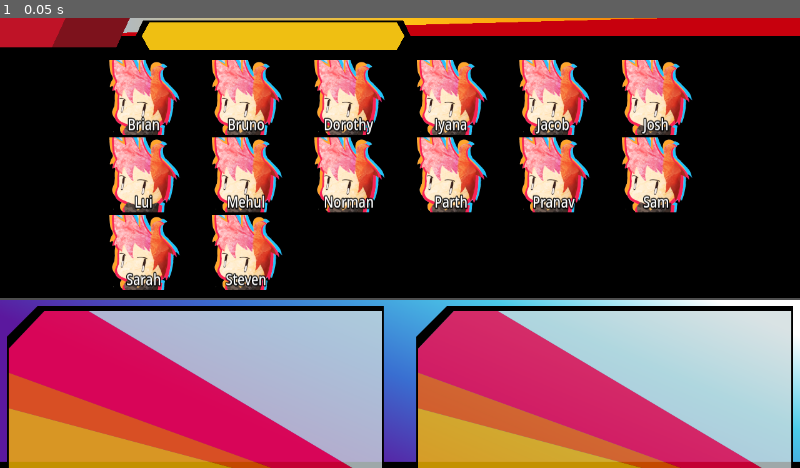
Above: before the commit, frame 1.
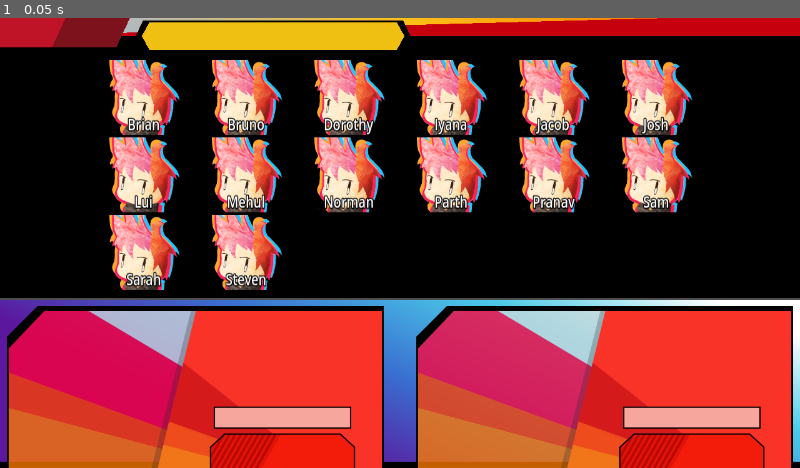
Above: after the commit, the same moment.

Repository: fractal-bootcamp/stevensebexen.super-fractal-bros
Game: Godot game, scene res://scenes/Ui.tscn
The game is run twice, just before and just after one commit, with the same random seed, the same clock (stepped at 60 frames per second) and the same inputs.
Inputs:
- Up to frame 1 (0.05 s): no input

The runs differ from the first frame. In frame 1, 21% of the frame differs, in the area x 1-99%, y 65-100%.

Commit message:
Updated Player Window

Diff:
--- a/assets/PlayerWindow.svg
+++ /dev/null
@@ -1,41 +0,0 @@
-<?xml version="1.0" encoding="UTF-8" standalone="no"?>
-<!-- Created with Inkscape (http://www.inkscape.org/) -->
-
-<svg
-   width="603"
-   height="259"
-   viewBox="0 0 603 259"
-   version="1.1"
-   id="svg1"
-   xmlns="http://www.w3.org/2000/svg"
-   xmlns:svg="http://www.w3.org/2000/svg">
-  <defs
-     id="defs1" />
-  <g
-     id="layer1">
-    <path
-       id="path1"
-       style="fill:#000000;fill-opacity:1;stroke:none;stroke-width:0.794;stroke-linecap:round;stroke-miterlimit:10"
-       d="M 49,0 0,49 V 259 H 3 V 68 L 60,8 h 540 v 251 h 3 V 0 Z" />
-    <path
-       style="display:none;fill:#fe0043;fill-opacity:0.768688;stroke:none;stroke-width:0.793999;stroke-linecap:round;stroke-miterlimit:10"
-       d="M 3,68 60,8 H 600 V 259 H 3"
-       id="path3" />
-    <path
-       id="path4"
-       style="fill:#fe0043;fill-opacity:0.768688;stroke:none;stroke-width:3.00094;stroke-linecap:round;stroke-miterlimit:10"
-       d="M 60,8 3,68 v 38.5957 L 423.63672,259 H 552.73438 L 131.17188,8 Z" />
-    <path
-       id="path5"
-       style="fill:#fe5f00;fill-opacity:0.768688;stroke:none;stroke-width:3.00094;stroke-linecap:round;stroke-miterlimit:10"
-       d="M 3,106.5957 V 163.5 L 361.57227,259 h 62.06445 z" />
-    <path
-       id="path6"
-       style="fill:#febb00;fill-opacity:0.768688;stroke:none;stroke-width:3.00094;stroke-linecap:round;stroke-miterlimit:10"
-       d="M 3,163.5 V 259 h 358.57227 z" />
-    <path
-       id="path7"
-       style="fill:#cddadc;fill-opacity:0.768688;stroke:none;stroke-width:0.793999;stroke-linecap:round;stroke-miterlimit:10"
-       d="m 131.17188,8 421.5625,251 H 600 V 8 Z" />
-  </g>
-</svg>
--- a/project-files/PlayerWindow.svg
+++ b/project-files/PlayerWindow.svg
@@ -9,11 +9,12 @@
    id="svg1"
    inkscape:version="1.4-beta (62f545ba, 2024-04-22)"
    sodipodi:docname="PlayerWindow.svg"
-   inkscape:export-filename="PlayerWindow.svg"
+   inkscape:export-filename="../assets/PlayerWindow.svg"
    inkscape:export-xdpi="96"
    inkscape:export-ydpi="96"
    xmlns:inkscape="http://www.inkscape.org/namespaces/inkscape"
    xmlns:sodipodi="http://sodipodi.sourceforge.net/DTD/sodipodi-0.dtd"
+   xmlns:xlink="http://www.w3.org/1999/xlink"
    xmlns="http://www.w3.org/2000/svg"
    xmlns:svg="http://www.w3.org/2000/svg">
   <sodipodi:namedview
@@ -26,24 +27,79 @@
      inkscape:pagecheckerboard="0"
      inkscape:deskcolor="#d1d1d1"
      inkscape:document-units="px"
-     inkscape:zoom="1.0482005"
-     inkscape:cx="214.17658"
-     inkscape:cy="293.35991"
+     inkscape:zoom="1.4823794"
+     inkscape:cx="377.77104"
+     inkscape:cy="146.04898"
      inkscape:window-width="1792"
-     inkscape:window-height="1092"
+     inkscape:window-height="1120"
      inkscape:window-x="0"
-     inkscape:window-y="28"
+     inkscape:window-y="0"
      inkscape:window-maximized="0"
-     inkscape:current-layer="layer1" />
+     inkscape:current-layer="layer3" />
   <defs
-     id="defs1" />
+     id="defs1">
+    <pattern
+       inkscape:collect="always"
+       xlink:href="#Strips1_1"
+       preserveAspectRatio="xMidYMid"
+       id="pattern16"
+       patternTransform="matrix(4,0,0,4,-118.92765,-95.633502)"
+       x="0"
+       y="0" />
+    <pattern
+       inkscape:collect="always"
+       patternUnits="userSpaceOnUse"
+       width="2"
+       height="10"
+       patternTransform="translate(0,0) scale(2,2)"
+       preserveAspectRatio="xMidYMid"
+       id="Strips1_1"
+       style="fill:#ce6464"
+       inkscape:stockid="Stripes 01 (1:1)"
+       inkscape:isstock="true"
+       inkscape:label="Stripes 01 (1:1)">
+      <rect
+   style="stroke:none"
+   x="0"
+   y="-0.5"
+   width="1"
+   height="11"
+   id="rect134" />
+
+    </pattern>
+    <clipPath
+       clipPathUnits="userSpaceOnUse"
+       id="clipPath17">
+      <g
+         inkscape:label="Clip"
+         id="use17" />
+    </clipPath>
+    <clipPath
+       clipPathUnits="userSpaceOnUse"
+       id="clipPath23">
+      <path
+         style="fill:#f31c0a;fill-opacity:1;fill-rule:evenodd;stroke:#000000;stroke-width:2;stroke-linecap:round;stroke-miterlimit:10;stroke-dasharray:none;stroke-opacity:1"
+         d="m 411.37305,63.218239 -16.52627,-28.918283 9.43166,-29.6420202 160.27584,-91.5946848 30.32669,6.920857 16.52625,28.918284"
+         id="path23"
+         sodipodi:nodetypes="cccccc" />
+    </clipPath>
+    <clipPath
+       clipPathUnits="userSpaceOnUse"
+       id="clipPath24">
+      <path
+         style="fill:#f31c0a;fill-opacity:1;fill-rule:evenodd;stroke:#000000;stroke-width:2;stroke-linecap:round;stroke-miterlimit:10;stroke-dasharray:none;stroke-opacity:1"
+         d="m 411.80759,60.322795 -16.7293,-28.80131 9.22291,-29.7076353 159.62754,-92.7199077 30.37462,6.707346 16.72928,28.801312"
+         id="path24"
+         sodipodi:nodetypes="cccccc" />
+    </clipPath>
+  </defs>
   <g
      inkscape:label="Layer 1"
      inkscape:groupmode="layer"
      id="layer1">
     <path
        id="path1"
-       style="fill:#000000;fill-opacity:1;stroke:none;stroke-width:0.794;stroke-linecap:round;stroke-miterlimit:10"
+       style="fill:#000000;fill-opacity:1;stroke:none;stroke-width:0.25;stroke-linecap:round;stroke-miterlimit:10;stroke-dasharray:none"
        d="M 49 0 L 0 49 L 0 259 L 3 259 L 3 68 L 60 8 L 600 8 L 600 259 L 603 259 L 603 0 L 49 0 z " />
     <path
        style="display:none;fill:#fe0043;fill-opacity:0.768688;stroke:none;stroke-width:0.793999;stroke-linecap:round;stroke-miterlimit:10"
@@ -52,20 +108,84 @@
        inkscape:label="inner_base" />
     <path
        id="path4"
-       style="fill:#fe0043;fill-opacity:0.768688;stroke:none;stroke-width:3.00094;stroke-linecap:round;stroke-miterlimit:10"
+       style="fill:#fe003a;fill-opacity:0.76868802;stroke:#fe0043;stroke-width:0.25;stroke-linecap:round;stroke-miterlimit:10;stroke-opacity:0.76862746;stroke-dasharray:none"
        d="M 60 8 L 3 68 L 3 106.5957 L 423.63672 259 L 552.73438 259 L 131.17188 8 L 60 8 z " />
     <path
        id="path5"
-       style="fill:#fe5f00;fill-opacity:0.76868802;stroke:none;stroke-width:3.00094;stroke-linecap:round;stroke-miterlimit:10"
+       style="fill:#fe4200;fill-opacity:0.76868802;stroke:#fe5f00;stroke-width:0.25;stroke-linecap:round;stroke-miterlimit:10;stroke-opacity:0.76862746;stroke-dasharray:none"
        d="M 3 106.5957 L 3 163.5 L 361.57227 259 L 423.63672 259 L 3 106.5957 z " />
     <path
        id="path6"
-       style="fill:#febb00;fill-opacity:0.76868802;stroke:none;stroke-width:3.00094;stroke-linecap:round;stroke-miterlimit:10"
+       style="fill:#fe7b00;fill-opacity:0.76868802;stroke:#febb00;stroke-width:0.25;stroke-linecap:round;stroke-miterlimit:10;stroke-dasharray:none;stroke-opacity:0.76862746"
        d="M 3 163.5 L 3 259 L 361.57227 259 L 3 163.5 z " />
     <path
        id="path7"
-       style="fill:#cddadc;fill-opacity:0.76868832;stroke:none;stroke-width:0.793999;stroke-linecap:round;stroke-miterlimit:10"
+       style="fill:#cddadc;fill-opacity:0.76868832;stroke:none;stroke-width:0.25;stroke-linecap:round;stroke-miterlimit:10;stroke-dasharray:none"
        inkscape:label="inner_base"
        d="M 131.17188 8 L 552.73438 259 L 600 259 L 600 8 L 131.17188 8 z " />
   </g>
+  <g
+     inkscape:groupmode="layer"
+     id="layer2"
+     inkscape:label="Layer 2">
+    <path
+       style="display:inline;fill:#f93327;fill-opacity:1;fill-rule:evenodd;stroke:none;stroke-width:0.25;stroke-linecap:round;stroke-miterlimit:10;stroke-opacity:0.603922"
+       d="M 302.42306,8 241.36604,259 H 600 V 8"
+       id="path2" />
+    <path
+       id="path8"
+       style="display:inline;fill:#d0171b;fill-opacity:0.886275;fill-rule:evenodd;stroke:none;stroke-width:0.231767;stroke-linecap:round;stroke-miterlimit:10;stroke-opacity:0.603922"
+       d="M 282.34712,90.530414 259.43945,185.27499 440.22631,259 h 54.92389 z"
+       sodipodi:nodetypes="ccccc" />
+    <path
+       style="fill:#ed4f1c;fill-opacity:0.88627499;fill-rule:evenodd;stroke:none;stroke-width:0.25;stroke-linecap:round;stroke-miterlimit:10;stroke-opacity:0.603922"
+       d="M 468.16626,259 259.43957,184.70132 241.36523,259"
+       id="path9"
+       sodipodi:nodetypes="ccc" />
+    <path
+       style="fill:#f07b19;fill-opacity:0.88627499;fill-rule:evenodd;stroke:none;stroke-width:0.25;stroke-linecap:round;stroke-miterlimit:10;stroke-opacity:0.603922"
+       d="M 392.6045,259 250.4024,221.85066 241.36523,259"
+       id="path10"
+       sodipodi:nodetypes="ccc" />
+    <path
+       style="fill:#23272b;fill-opacity:0.257194;fill-rule:evenodd;stroke:none;stroke-width:0.25;stroke-linecap:round;stroke-miterlimit:10;stroke-opacity:0.603922"
+       d="m 302.42306,8 h -7.96402 l -63.07428,251 h 9.98047"
+       id="path11"
+       sodipodi:nodetypes="cccc" />
+  </g>
+  <g
+     inkscape:groupmode="layer"
+     id="layer3"
+     inkscape:label="Layer 3">
+    <path
+       style="fill:#f31c0a;fill-opacity:1;fill-rule:evenodd;stroke:#000000;stroke-width:2;stroke-linecap:round;stroke-miterlimit:10;stroke-dasharray:none;stroke-opacity:1"
+       d="m 325.79645,259 v -33.30743 l 22.89638,-21.05615 h 184.60209 l 22.89638,21.05615 V 259"
+       id="path14"
+       sodipodi:nodetypes="cccccc" />
+    <rect
+       style="mix-blend-mode:multiply;fill:#eebab5;fill-opacity:1;fill-rule:evenodd;stroke:none;stroke-width:2;stroke-linecap:round;stroke-miterlimit:10;stroke-dasharray:none;stroke-opacity:0.603922"
+       id="rect18"
+       width="234.612"
+       height="129.74617"
+       x="247.95616"
+       y="-43.865837"
+       transform="rotate(30.15023)"
+       clip-path="url(#clipPath24)" />
+    <rect
+       style="mix-blend-mode:multiply;fill:url(#pattern16);fill-opacity:1;fill-rule:evenodd;stroke:none;stroke-width:2;stroke-linecap:round;stroke-miterlimit:10;stroke-dasharray:none;stroke-opacity:0.603922"
+       id="rect14"
+       width="234.612"
+       height="129.74617"
+       x="246.46048"
+       y="-43.639629"
+       transform="rotate(29.747169)"
+       clip-path="url(#clipPath23)" />
+    <rect
+       style="fill:#f7a69d;fill-opacity:1;fill-rule:evenodd;stroke:#000000;stroke-width:2;stroke-linecap:round;stroke-miterlimit:10;stroke-dasharray:none;stroke-opacity:1"
+       id="rect19"
+       width="217.85672"
+       height="33.370392"
+       x="332.06549"
+       y="161.7655" />
+  </g>
 </svg>
--- a/scenes/PrevewPane/PlayerWindow/PlayerWindow.tscn
+++ b/scenes/PrevewPane/PlayerWindow/PlayerWindow.tscn
@@ -1,6 +1,6 @@
 [gd_scene load_steps=2 format=3 uid="uid://cyxtw8anfnq12"]
 
-[ext_resource type="Texture2D" uid="uid://dvwdcqewg3dcr" path="res://assets/PlayerWindow.svg" id="1_8d6v0"]
+[ext_resource type="Texture2D" uid="uid://3u1f8lp4rnyq" path="res://assets/PlayerWindow.png" id="1_b3k7b"]
 
 [node name="PlayerWindow" type="Control"]
 layout_mode = 3
@@ -13,5 +13,5 @@
 grow_vertical = 2
 
 [node name="Sprite2D" type="Sprite2D" parent="."]
-texture = ExtResource("1_8d6v0")
+texture = ExtResource("1_b3k7b")
 centered = false
Binary file added: assets/PlayerWindow.png
Not shown, changed: assets/PlayerWindow.png.import
